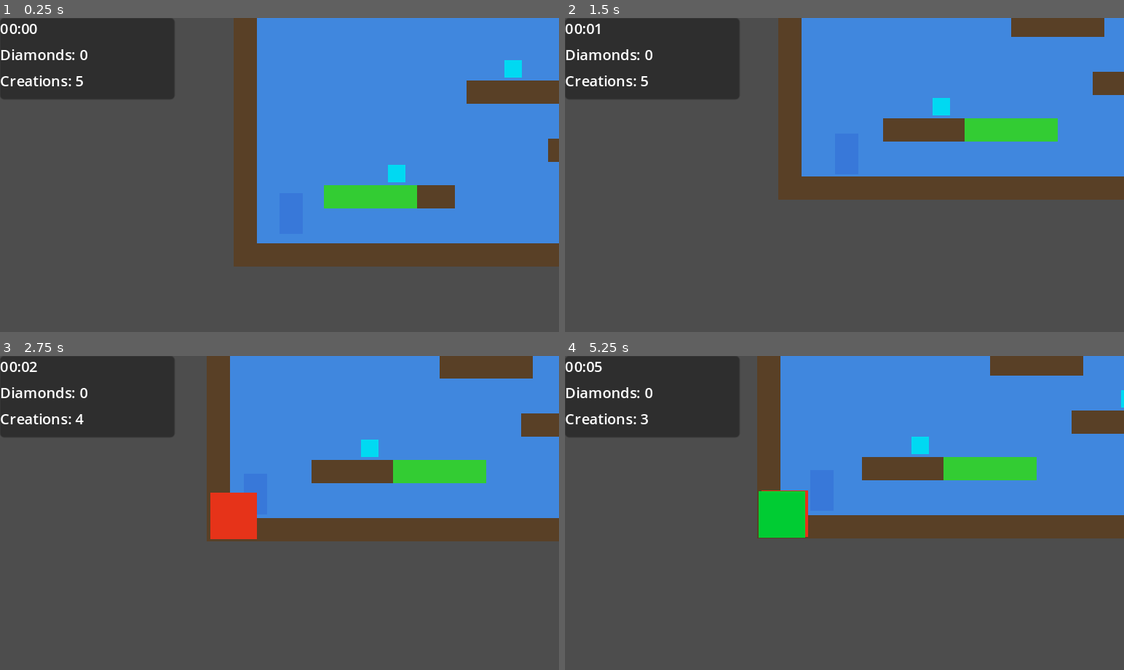
Above: before the commit, frames 1-4 (two rows, left to right).
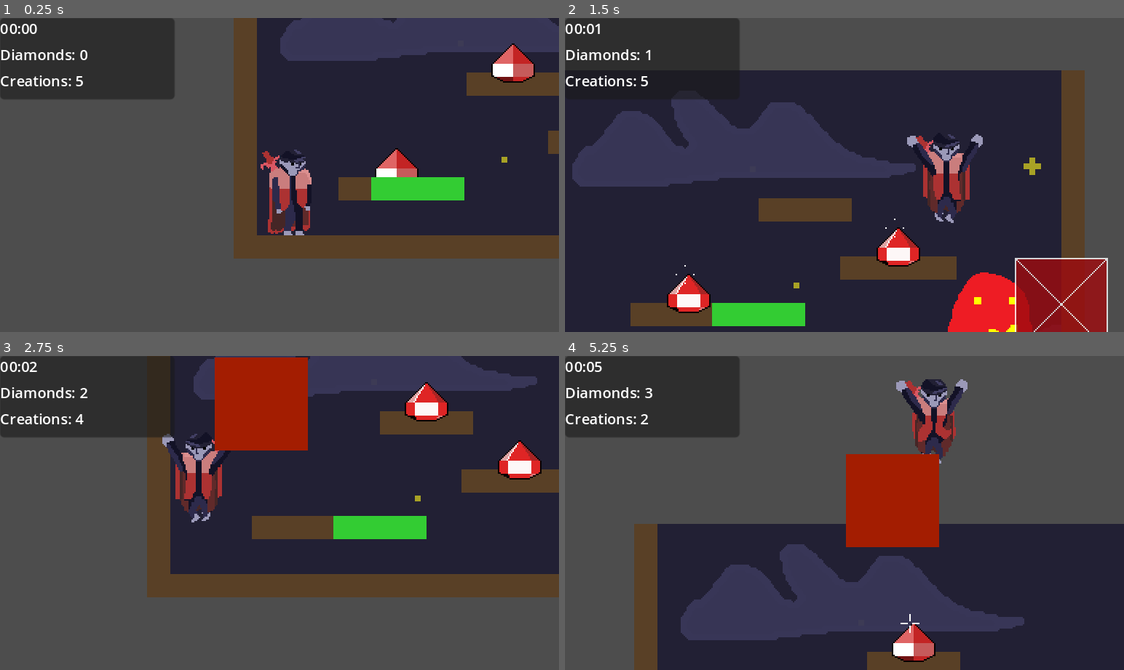
Above: after the commit, the same moments.

Repository: LloydNicholson/sluggers
Game: Godot game, scene res://scenes/rooms/Room0.tscn
The game is run twice, just before and just after one commit, with the same random seed, the same clock (stepped at 60 frames per second) and the same inputs.
Inputs:
- Up to frame 1 (0.25 s): no input
- Up to frame 2 (1.5 s): tap Enter at 0.5 s; hold Up (jump, bound only after the commit) 0.53-1.28 s; hold Right (move_right, bound only after the commit) from 0.53 s (still down); tap Down (jump, bound only before the commit) at 0.8, 1.35 s
- Up to frame 3 (2.75 s): tap Up (jump, bound only after the commit) at 1.52, 1.55, 1.82 s; release Right (move_right, bound only after the commit) at 2.03 s; hold Left (move_left) from 2.03 s (still down); hold Down (jump, bound only before the commit) from 2.03 s (still down); tap X (create_bouncy) at 2.1 s
- Up to frame 4 (5.25 s): release Left (move_left) at 2.78 s; release Down (jump, bound only before the commit) at 2.78 s; hold Right (move_right, bound only after the commit) 2.78-4.28 s; tap Z (create_solid) at 2.85 s; tap Up (jump, bound only after the commit) at 3.02, 3.05, 3.32, 4.52, 4.55, 4.82 s; hold Up (jump, bound only after the commit) 3.53-4.28 s; tap Down (jump, bound only before the commit) at 3.8, 4.35 s; hold Left (move_left) 4.28-5.03 s; hold Right (move_right, bound only after the commit) from 5.03 s (still down); hold Down (jump, bound only before the commit) from 5.03 s (still down); tap X (create_bouncy) at 5.1 s

The runs differ from the first frame. In frame 1, 39% of the frame differs, in the area x 41-100%, y 0-80%; in frame 2, 81%, in the area x 0-100%, y 0-100%; in frame 3, 54%; in frame 4, 66%.

Commit message:
Fix controls, movement speed, and load actual game sprites
Co-authored-by: LloydNicholson <34131158+LloydNicholson@users.noreply.github.com>
Agent-Logs-Url: https://github.com/LloydNicholson/sluggers/sessions/7f017197-065a-4a15-a75c-360717168ee9

Diff:
--- a/godot/project.godot
+++ b/godot/project.godot
@@ -38,11 +38,11 @@
 }
 move_right={
 "deadzone": 0.2,
-"events": [Object(InputEventKey,"resource_local_to_scene":fa …(125 unchanged characters)… ":false,"pressed":false,"keycode":4194320,"physical_keycode":0,"key_label":0,"unicode":0,"location":0,"echo":false,"script":null)]
+"events": [Object(InputEventKey,"resource_local_to_scene":fa …(125 unchanged characters)… ":false,"pressed":false,"keycode":4194321,"physical_keycode":0,"key_label":0,"unicode":0,"location":0,"echo":false,"script":null)]
 }
 jump={
 "deadzone": 0.2,
-"events": [Object(InputEventKey,"resource_local_to_scene":fa …(125 unchanged characters)… ":false,"pressed":false,"keycode":4194322,"physical_keycode":0,"key_label":0,"unicode":0,"location":0,"echo":false,"script":null)]
+"events": [Object(InputEventKey,"resource_local_to_scene":fa …(125 unchanged characters)… ":false,"pressed":false,"keycode":4194320,"physical_keycode":0,"key_label":0,"unicode":0,"location":0,"echo":false,"script":null)]
 }
 create_solid={
 "deadzone": 0.2,
--- a/godot/scenes/objects/BouncyCreation.gd
+++ b/godot/scenes/objects/BouncyCreation.gd
@@ -6,7 +6,7 @@
 ## body is launched upward with BOUNCE_FORCE, replicating the GML bounce object.
 ## Added to the "player_created" group so level-reset logic can remove it.
 
-const BOUNCE_FORCE: float = -25.0
+const BOUNCE_FORCE: float = -1500.0
 
 func _ready() -> void:
 	add_to_group("player_created")
--- a/godot/scenes/objects/BouncyCreation.tscn
+++ b/godot/scenes/objects/BouncyCreation.tscn
@@ -1,6 +1,7 @@
 [gd_scene load_steps=4 format=3 uid="uid://bbouncycr001"]
 
 [ext_resource type="Script" path="res://scenes/objects/BouncyCreation.gd" id="1_bouncycr"]
+[ext_resource type="Texture2D" path="res://assets/sprites/s_creation_block.png" id="2_tex"]
 
 [sub_resource type="RectangleShape2D" id="RectangleShape2D_bouncy"]
 size = Vector2(32, 32)
@@ -11,9 +12,6 @@
 [node name="CollisionShape2D" type="CollisionShape2D" parent="."]
 shape = SubResource("RectangleShape2D_bouncy")
 
-[node name="Visual" type="ColorRect" parent="."]
-offset_left = -16.0
-offset_top = -16.0
-offset_right = 16.0
-offset_bottom = 16.0
-color = Color(0.9, 0.2, 0.1, 1)
+[node name="Sprite" type="Sprite2D" parent="."]
+texture = ExtResource("2_tex")
+modulate = Color(1.0, 0.3, 0.1, 1)
--- a/godot/scenes/objects/Diamond.tscn
+++ b/godot/scenes/objects/Diamond.tscn
@@ -1,19 +1,54 @@
-[gd_scene load_steps=4 format=3 uid="uid://bdiamond001"]
+[gd_scene load_steps=14 format=3 uid="uid://bdiamond001"]
 
 [ext_resource type="Script" path="res://scenes/objects/Diamond.gd" id="1_diamond"]
+[ext_resource type="Texture2D" path="res://assets/sprites/s_diamond_0.png" id="2_d0"]
+[ext_resource type="Texture2D" path="res://assets/sprites/s_diamond_1.png" id="3_d1"]
+[ext_resource type="Texture2D" path="res://assets/sprites/s_diamond_2.png" id="4_d2"]
+[ext_resource type="Texture2D" path="res://assets/sprites/s_diamond_3.png" id="5_d3"]
+[ext_resource type="Texture2D" path="res://assets/sprites/s_diamond_4.png" id="6_d4"]
+[ext_resource type="Texture2D" path="res://assets/sprites/s_diamond_5.png" id="7_d5"]
+[ext_resource type="Texture2D" path="res://assets/sprites/s_diamond_6.png" id="8_d6"]
+[ext_resource type="Texture2D" path="res://assets/sprites/s_diamond_7.png" id="9_d7"]
+[ext_resource type="Texture2D" path="res://assets/sprites/s_diamond_8.png" id="10_d8"]
+[ext_resource type="Texture2D" path="res://assets/sprites/s_diamond_9.png" id="11_d9"]
 
-[sub_resource type="RectangleShape2D" id="RectangleShape2D_diamond"]
-size = Vector2(12, 12)
+[sub_resource type="CircleShape2D" id="CircleShape2D_diamond"]
+radius = 12.0
+
+[sub_resource type="SpriteFrames" id="SpriteFrames_diamond"]
+animations = [{
+"frames": [{"duration": 1.0,
+"texture": ExtResource("2_d0")}, {
+"duration": 1.0,
+"texture": ExtResource("3_d1")}, {
+"duration": 1.0,
+"texture": ExtResource("4_d2")}, {
+"duration": 1.0,
+"texture": ExtResource("5_d3")}, {
+"duration": 1.0,
+"texture": ExtResource("6_d4")}, {
+"duration": 1.0,
+"texture": ExtResource("7_d5")}, {
+"duration": 1.0,
+"texture": ExtResource("8_d6")}, {
+"duration": 1.0,
+"texture": ExtResource("9_d7")}, {
+"duration": 1.0,
+"texture": ExtResource("10_d8")}, {
+"duration": 1.0,
+"texture": ExtResource("11_d9")}],
+"loop": true,
+"name": &"spin",
+"speed": 12.0
+}]
 
 [node name="Diamond" type="Area2D"]
 script = ExtResource("1_diamond")
 
 [node name="CollisionShape2D" type="CollisionShape2D" parent="."]
-shape = SubResource("RectangleShape2D_diamond")
+shape = SubResource("CircleShape2D_diamond")
 
-[node name="Visual" type="ColorRect" parent="."]
-offset_left = -6.0
-offset_top = -6.0
-offset_right = 6.0
-offset_bottom = 6.0
-color = Color(0.0, 0.85, 0.95, 1)
+[node name="Sprite" type="AnimatedSprite2D" parent="."]
+sprite_frames = SubResource("SpriteFrames_diamond")
+animation = &"spin"
+autoplay = "spin"
--- a/godot/scenes/objects/Enemy.tscn
+++ b/godot/scenes/objects/Enemy.tscn
@@ -1,20 +1,32 @@
-[gd_scene load_steps=4 format=3 uid="uid://benemy001"]
+[gd_scene load_steps=6 format=3 uid="uid://benemy001"]
 
 [ext_resource type="Script" path="res://scenes/objects/Enemy.gd" id="1_enemy"]
+[ext_resource type="Texture2D" path="res://assets/sprites/s_enemy_0.png" id="2_e0"]
+[ext_resource type="Texture2D" path="res://assets/sprites/s_enemy_1.png" id="3_e1"]
 
 [sub_resource type="RectangleShape2D" id="RectangleShape2D_enemy"]
-size = Vector2(16, 24)
+size = Vector2(20, 48)
+
+[sub_resource type="SpriteFrames" id="SpriteFrames_enemy"]
+animations = [{
+"frames": [{"duration": 1.0,
+"texture": ExtResource("2_e0")}, {
+"duration": 1.0,
+"texture": ExtResource("3_e1")}],
+"loop": true,
+"name": &"default",
+"speed": 6.0
+}]
 
 [node name="Enemy" type="Area2D"]
 script = ExtResource("1_enemy")
 
 [node name="CollisionShape2D" type="CollisionShape2D" parent="."]
-position = Vector2(0, -12)
+position = Vector2(0, -24)
 shape = SubResource("RectangleShape2D_enemy")
 
-[node name="Visual" type="ColorRect" parent="."]
-offset_left = -8.0
-offset_top = -24.0
-offset_right = 8.0
-offset_bottom = 0.0
-color = Color(0.85, 0.1, 0.1, 1)
+[node name="Sprite" type="AnimatedSprite2D" parent="."]
+position = Vector2(0, -31)
+sprite_frames = SubResource("SpriteFrames_enemy")
+animation = &"default"
+autoplay = "default"
--- a/godot/scenes/objects/RoomWarp.tscn
+++ b/godot/scenes/objects/RoomWarp.tscn
@@ -1,19 +1,19 @@
 [gd_scene load_steps=4 format=3 uid="uid://broomwarp001"]
 
 [ext_resource type="Script" path="res://scenes/objects/RoomWarp.gd" id="1_roomwarp"]
+[ext_resource type="Texture2D" path="res://assets/sprites/s_room_warp.png" id="2_tex"]
 
 [sub_resource type="RectangleShape2D" id="RectangleShape2D_warp"]
-size = Vector2(16, 32)
+size = Vector2(32, 48)
 
 [node name="RoomWarp" type="Area2D"]
 script = ExtResource("1_roomwarp")
 
 [node name="CollisionShape2D" type="CollisionShape2D" parent="."]
+position = Vector2(0, -24)
 shape = SubResource("RectangleShape2D_warp")
 
-[node name="Visual" type="ColorRect" parent="."]
-offset_left = -8.0
-offset_top = -32.0
-offset_right = 8.0
-offset_bottom = 0.0
-color = Color(0.9, 0.8, 0.0, 0.6)
+[node name="Sprite" type="Sprite2D" parent="."]
+position = Vector2(0, -31)
+texture = ExtResource("2_tex")
+modulate = Color(1.0, 1.0, 1.0, 0.8)
--- a/godot/scenes/objects/Solid.tscn
+++ b/godot/scenes/objects/Solid.tscn
@@ -1,16 +1,16 @@
-[gd_scene load_steps=3 format=3 uid="uid://bsolid001"]
+[gd_scene load_steps=4 format=3 uid="uid://bsolid001"]
+
+[ext_resource type="Texture2D" path="res://assets/sprites/s_solid.png" id="1_tex"]
 
 [sub_resource type="RectangleShape2D" id="RectangleShape2D_solid"]
-size = Vector2(32, 32)
+size = Vector2(64, 64)
 
 [node name="Solid" type="StaticBody2D"]
 
 [node name="CollisionShape2D" type="CollisionShape2D" parent="."]
 shape = SubResource("RectangleShape2D_solid")
 
-[node name="Visual" type="ColorRect" parent="."]
-offset_left = -16.0
-offset_top = -16.0
-offset_right = 16.0
-offset_bottom = 16.0
-color = Color(0.4, 0.28, 0.18, 1)
+[node name="Sprite" type="Sprite2D" parent="."]
+position = Vector2(32, 32)
+centered = false
+texture = ExtResource("1_tex")
--- a/godot/scenes/objects/SolidCreation.tscn
+++ b/godot/scenes/objects/SolidCreation.tscn
@@ -1,6 +1,7 @@
 [gd_scene load_steps=4 format=3 uid="uid://bsolidcr001"]
 
 [ext_resource type="Script" path="res://scenes/objects/SolidCreation.gd" id="1_solidcr"]
+[ext_resource type="Texture2D" path="res://assets/sprites/s_creation_block.png" id="2_tex"]
 
 [sub_resource type="RectangleShape2D" id="RectangleShape2D_solidcr"]
 size = Vector2(32, 32)
@@ -11,9 +12,5 @@
 [node name="CollisionShape2D" type="CollisionShape2D" parent="."]
 shape = SubResource("RectangleShape2D_solidcr")
 
-[node name="Visual" type="ColorRect" parent="."]
-offset_left = -16.0
-offset_top = -16.0
-offset_right = 16.0
-offset_bottom = 16.0
-color = Color(0.0, 0.8, 0.2, 1)
+[node name="Sprite" type="Sprite2D" parent="."]
+texture = ExtResource("2_tex")
--- a/godot/scenes/player/Player.gd
+++ b/godot/scenes/player/Player.gd
@@ -10,21 +10,19 @@
 ## Block placement:
 ##   Z (create_solid)   – places a solid StaticBody2D platform
 ##   X (create_bouncy)  – places a bouncy Area2D that launches the player up
-##
-## All physics constants mirror the original GameMaker values so that the
-## game feel is preserved in the Godot rewrite.
-
-# ── Physics constants ──────────────────────────────────────────────────────
-const GRAVITY: float            = 0.8    # pixels per frame² (applied each physics tick)
-const MAX_FALL_SPEED: float     = 20.0
-const MAX_SPEED: float          = 10.0   # max horizontal speed (pixels/tick)
-const ACCELERATION: float       = 0.5    # ground horizontal acceleration
-const FRICTION_COEFF: float     = 0.2    # ground friction coefficient
-const WALL_FRICTION_COEFF: float = 0.08  # wall slide friction coefficient
-const JUMP_SPEED: float         = -20.0  # initial jump velocity (negative = up)
-const MIN_JUMP_SPEED: float     = -8.0   # velocity clamp if jump button released early
-const WALL_JUMP_H: float        = 8.0    # horizontal kick away from wall on wall-jump
-const WALL_JUMP_V: float        = -16.0  # vertical kick on wall-jump
+
+# ── Physics constants (all velocities in px/s, accelerations in px/s²) ────
+# Original GML values were in px/frame at 60 fps.  Multiply by 60 for px/s.
+const GRAVITY: float             = 2880.0   # 0.8 px/frame² × 60 × 60
+const MAX_FALL_SPEED: float      = 1200.0   # 20 px/frame × 60
+const MAX_SPEED: float           = 600.0    # 10 px/frame × 60
+const ACCELERATION: float        = 1800.0   # 0.5 px/frame² × 60 × 60 (used with delta)
+const FRICTION_COEFF: float      = 0.2      # proportional, applied per physics frame
+const WALL_FRICTION_COEFF: float = 0.08     # proportional, applied per physics frame
+const JUMP_SPEED: float          = -1200.0  # -20 px/frame × 60
+const MIN_JUMP_SPEED: float      = -480.0   # -8 px/frame × 60
+const WALL_JUMP_H: float         = 480.0    # 8 px/frame × 60
+const WALL_JUMP_V: float         = -960.0   # -16 px/frame × 60
 
 ## Horizontal offset from player centre when placing a block.
 const BLOCK_PLACE_OFFSET: float = 32.0
@@ -44,19 +42,22 @@
 @export var solid_creation_scene: PackedScene
 @export var bouncy_creation_scene: PackedScene
 
-@onready var _visual: ColorRect = $Visual
+@onready var _sprite: AnimatedSprite2D = $Sprite
 
 
 func _ready() -> void:
 	add_to_group("player")
-
-
-func _physics_process(_delta: float) -> void:
+	if _sprite:
+		_sprite.play("idle")
+
+
+func _physics_process(delta: float) -> void:
 	_handle_meta_input()
-	_apply_gravity()
-	_handle_movement_input()
+	_apply_gravity(delta)
+	_handle_movement_input(delta)
 	_execute_movement()
 	_update_state()
+	_update_animation()
 
 
 # ── Input ──────────────────────────────────────────────────────────────────
@@ -69,19 +70,19 @@
 		get_tree().reload_current_scene()
 
 
-func _handle_movement_input() -> void:
+func _handle_movement_input(delta: float) -> void:
 	var left  := Input.is_action_pressed("move_left")
 	var right := Input.is_action_pressed("move_right")
 	var jump  := Input.is_action_just_pressed("jump")
 
 	match _state:
 		State.GROUND:
-			_ground_move(left, right)
+			_ground_move(left, right, delta)
 			if jump:
 				_start_jump()
 
 		State.AIR:
-			_air_move(left, right)
+			_air_move(left, right, delta)
 			# Variable jump height: cut velocity if the jump button is released early.
 			if not Input.is_action_pressed("jump") and velocity.y < MIN_JUMP_SPEED:
 				velocity.y = MIN_JUMP_SPEED
@@ -108,21 +109,21 @@
 
 # ── Movement helpers ───────────────────────────────────────────────────────
 
-func _ground_move(left: bool, right: bool) -> void:
+func _ground_move(left: bool, right: bool, delta: float) -> void:
 	if right and not left:
-		velocity.x = _accelerate_toward(velocity.x, MAX_SPEED, ACCELERATION)
+		velocity.x = _accelerate_toward(velocity.x, MAX_SPEED, ACCELERATION * delta)
 		_facing = 1
 	elif left and not right:
-		velocity.x = _accelerate_toward(velocity.x, -MAX_SPEED, ACCELERATION)
+		velocity.x = _accelerate_toward(velocity.x, -MAX_SPEED, ACCELERATION * delta)
 		_facing = -1
 	else:
 		velocity.x = _apply_friction(velocity.x, FRICTION_COEFF)
 	_update_facing_visual()
 
 
-func _air_move(left: bool, right: bool) -> void:
+func _air_move(left: bool, right: bool, delta: float) -> void:
 	# Air control is 1/4 of ground acceleration (matches original GML).
-	var air_accel := ACCELERATION * 0.25
+	var air_accel := ACCELERATION * 0.25 * delta
 	if right and not left:
 		velocity.x = _accelerate_toward(velocity.x, MAX_SPEED, air_accel)
 		_facing = 1
@@ -152,9 +153,9 @@
 
 # ── Physics ────────────────────────────────────────────────────────────────
 
-func _apply_gravity() -> void:
+func _apply_gravity(delta: float) -> void:
 	if _state != State.GROUND:
-		velocity.y = minf(velocity.y + GRAVITY, MAX_FALL_SPEED)
+		velocity.y = minf(velocity.y + GRAVITY * delta, MAX_FALL_SPEED)
 
 
 func _execute_movement() -> void:
@@ -201,8 +202,23 @@
 # ── Visual helpers ─────────────────────────────────────────────────────────
 
 func _update_facing_visual() -> void:
-	if _visual:
-		_visual.scale.x = float(_facing)
+	if _sprite:
+		_sprite.flip_h = (_facing == -1)
+
+
+func _update_animation() -> void:
+	if not _sprite:
+		return
+	match _state:
+		State.GROUND:
+			if absf(velocity.x) > 10.0:
+				_sprite.play("walk")
+			else:
+				_sprite.play("idle")
+		State.AIR:
+			_sprite.play("jump")
+		State.WALL:
+			_sprite.play("slide")
 
 
 # ── Pure utility functions (mirrors of GML script equivalents) ─────────────
--- a/godot/scenes/player/Player.tscn
+++ b/godot/scenes/player/Player.tscn
@@ -1,12 +1,67 @@
-[gd_scene load_steps=4 format=3 uid="uid://bplayer001"]
+[gd_scene load_steps=19 format=3 uid="uid://bplayer001"]
 
 [ext_resource type="Script" path="res://scenes/player/Player.gd" id="1_player"]
+[ext_resource type="Texture2D" path="res://assets/sprites/s_player_idle_0.png" id="2_pi0"]
+[ext_resource type="Texture2D" path="res://assets/sprites/s_player_idle_1.png" id="3_pi1"]
+[ext_resource type="Texture2D" path="res://assets/sprites/s_player_idle_2.png" id="4_pi2"]
+[ext_resource type="Texture2D" path="res://assets/sprites/s_player_walk_0.png" id="5_pw0"]
+[ext_resource type="Texture2D" path="res://assets/sprites/s_player_walk_1.png" id="6_pw1"]
+[ext_resource type="Texture2D" path="res://assets/sprites/s_player_walk_2.png" id="7_pw2"]
+[ext_resource type="Texture2D" path="res://assets/sprites/s_player_walk_3.png" id="8_pw3"]
+[ext_resource type="Texture2D" path="res://assets/sprites/s_player_walk_4.png" id="9_pw4"]
+[ext_resource type="Texture2D" path="res://assets/sprites/s_player_walk_5.png" id="10_pw5"]
+[ext_resource type="Texture2D" path="res://assets/sprites/s_player_walk_6.png" id="11_pw6"]
+[ext_resource type="Texture2D" path="res://assets/sprites/s_player_jump_0.png" id="12_pj0"]
+[ext_resource type="Texture2D" path="res://assets/sprites/s_player_jump_1.png" id="13_pj1"]
+[ext_resource type="Texture2D" path="res://assets/sprites/s_player_slide.png" id="14_pslide"]
 
 [sub_resource type="RectangleShape2D" id="RectangleShape2D_body"]
 size = Vector2(16, 28)
 
-[sub_resource type="RectangleShape2D" id="RectangleShape2D_feet"]
-size = Vector2(12, 4)
+[sub_resource type="SpriteFrames" id="SpriteFrames_player"]
+animations = [{
+"frames": [{"duration": 1.0,
+"texture": ExtResource("2_pi0")}, {
+"duration": 1.0,
+"texture": ExtResource("3_pi1")}, {
+"duration": 1.0,
+"texture": ExtResource("4_pi2")}],
+"loop": true,
+"name": &"idle",
+"speed": 8.0
+}, {
+"frames": [{"duration": 1.0,
+"texture": ExtResource("5_pw0")}, {
+"duration": 1.0,
+"texture": ExtResource("6_pw1")}, {
+"duration": 1.0,
+"texture": ExtResource("7_pw2")}, {
+"duration": 1.0,
+"texture": ExtResource("8_pw3")}, {
+"duration": 1.0,
+"texture": ExtResource("9_pw4")}, {
+"duration": 1.0,
+"texture": ExtResource("10_pw5")}, {
+"duration": 1.0,
+"texture": ExtResource("11_pw6")}],
+"loop": true,
+"name": &"walk",
+"speed": 10.0
+}, {
+"frames": [{"duration": 1.0,
+"texture": ExtResource("12_pj0")}, {
+"duration": 1.0,
+"texture": ExtResource("13_pj1")}],
+"loop": true,
+"name": &"jump",
+"speed": 8.0
+}, {
+"frames": [{"duration": 1.0,
+"texture": ExtResource("14_pslide")}],
+"loop": true,
+"name": &"slide",
+"speed": 5.0
+}]
 
 [node name="Player" type="CharacterBody2D"]
 script = ExtResource("1_player")
@@ -15,9 +70,8 @@
 position = Vector2(0, -14)
 shape = SubResource("RectangleShape2D_body")
 
-[node name="Visual" type="ColorRect" parent="."]
-offset_left = -8.0
-offset_top = -28.0
-offset_right = 8.0
-offset_bottom = 0.0
-color = Color(0.22, 0.47, 0.85, 1)
+[node name="Sprite" type="AnimatedSprite2D" parent="."]
+position = Vector2(0, -31)
+sprite_frames = SubResource("SpriteFrames_player")
+animation = &"idle"
+autoplay = "idle"
--- a/godot/scenes/rooms/Room0.tscn
+++ b/godot/scenes/rooms/Room0.tscn
@@ -11,6 +11,9 @@
 [ext_resource type="PackedScene" path="res://scenes/camera/GameCamera.tscn" id="9_camera"]
 [ext_resource type="PackedScene" path="res://scenes/objects/SolidCreation.tscn" id="10_solidcr"]
 [ext_resource type="PackedScene" path="res://scenes/objects/BouncyCreation.tscn" id="11_bouncycr"]
+[ext_resource type="Texture2D" path="res://assets/sprites/s_bg_sky.png" id="12_bgsky"]
+[ext_resource type="Texture2D" path="res://assets/sprites/s_bg_clouds_behind.png" id="13_clouds_behind"]
+[ext_resource type="Texture2D" path="res://assets/sprites/s_bg_clouds_front.png" id="14_clouds_front"]
 
 [sub_resource type="RectangleShape2D" id="RectangleShape2D_floor"]
 size = Vector2(384, 16)
@@ -37,11 +40,26 @@
 [node name="Room0" type="Node2D"]
 
 ; ── Sky background ─────────────────────────────────────────────────────────
-[node name="Background" type="ColorRect" parent="."]
-position = Vector2(0, 0)
-size = Vector2(384, 216)
-color = Color(0.25, 0.53, 0.87, 1)
+[node name="Background" type="Sprite2D" parent="."]
+position = Vector2(192, 108)
+texture = ExtResource("12_bgsky")
+region_enabled = true
+region_rect = Rect2(0, 0, 384, 216)
 z_index = -10
+
+[node name="CloudsBehind" type="Sprite2D" parent="."]
+position = Vector2(192, 108)
+texture = ExtResource("13_clouds_behind")
+region_enabled = true
+region_rect = Rect2(0, 0, 384, 216)
+z_index = -9
+
+[node name="CloudsFront" type="Sprite2D" parent="."]
+position = Vector2(192, 108)
+texture = ExtResource("14_clouds_front")
+region_enabled = true
+region_rect = Rect2(0, 0, 384, 216)
+z_index = -8
 
 ; ── Terrain ────────────────────────────────────────────────────────────────
 [node name="Terrain" type="Node2D" parent="."]
@@ -143,7 +161,7 @@
 position = Vector2(80, 168)
 x_min = 32.0
 x_max = 160.0
-speed = 60.0
+speed = 200.0
 
 ; ── Enemy ──────────────────────────────────────────────────────────────────
 [node name="Enemy1" parent="." instance=ExtResource("6_enemy")]
--- a/godot/scenes/rooms/Room1.tscn
+++ b/godot/scenes/rooms/Room1.tscn
@@ -11,6 +11,9 @@
 [ext_resource type="PackedScene" path="res://scenes/camera/GameCamera.tscn" id="9_camera"]
 [ext_resource type="PackedScene" path="res://scenes/objects/SolidCreation.tscn" id="10_solidcr"]
 [ext_resource type="PackedScene" path="res://scenes/objects/BouncyCreation.tscn" id="11_bouncycr"]
+[ext_resource type="Texture2D" path="res://assets/sprites/s_bg_sky.png" id="12_bgsky"]
+[ext_resource type="Texture2D" path="res://assets/sprites/s_mg_city.png" id="13_mgcity"]
+[ext_resource type="Texture2D" path="res://assets/sprites/s_mg_silhoette.png" id="14_mgsilhouette"]
 
 [sub_resource type="RectangleShape2D" id="RectangleShape2D_floor"]
 size = Vector2(384, 16)
@@ -34,11 +37,26 @@
 [node name="Room1" type="Node2D"]
 
 ; ── Sky background ─────────────────────────────────────────────────────────
-[node name="Background" type="ColorRect" parent="."]
-position = Vector2(0, 0)
-size = Vector2(384, 216)
-color = Color(0.15, 0.35, 0.6, 1)
+[node name="Background" type="Sprite2D" parent="."]
+position = Vector2(192, 108)
+texture = ExtResource("12_bgsky")
+region_enabled = true
+region_rect = Rect2(0, 0, 384, 216)
 z_index = -10
+
+[node name="MidgroundCity" type="Sprite2D" parent="."]
+position = Vector2(192, 108)
+texture = ExtResource("13_mgcity")
+region_enabled = true
+region_rect = Rect2(0, 0, 384, 216)
+z_index = -9
+
+[node name="MidgroundSilhouette" type="Sprite2D" parent="."]
+position = Vector2(192, 108)
+texture = ExtResource("14_mgsilhouette")
+region_enabled = true
+region_rect = Rect2(0, 0, 384, 216)
+z_index = -8
 
 ; ── Terrain ────────────────────────────────────────────────────────────────
 [node name="Terrain" type="Node2D" parent="."]
@@ -144,13 +162,13 @@
 position = Vector2(128, 148)
 x_min = 40.0
 x_max = 200.0
-speed = 80.0
+speed = 200.0
 
 [node name="MovingBlock2" parent="." instance=ExtResource("3_movingb")]
 position = Vector2(280, 112)
 x_min = 200.0
 x_max = 360.0
-speed = 100.0
+speed = 250.0
 
 ; ── Enemies ────────────────────────────────────────────────────────────────
 [node name="Enemy1" parent="." instance=ExtResource("6_enemy")]
Binary file added: godot/assets/sprites/s_bg.png
Binary file added: godot/assets/sprites/s_bg_clouds_behind.png
Binary file added: godot/assets/sprites/s_bg_clouds_front.png
Binary file added: godot/assets/sprites/s_bg_sky.png
Binary file added: godot/assets/sprites/s_creation_block.png
Binary file added: godot/assets/sprites/s_diamond_0.png
Binary file added: godot/assets/sprites/s_diamond_1.png
Binary file added: godot/assets/sprites/s_diamond_2.png
Binary file added: godot/assets/sprites/s_diamond_3.png
Binary file added: godot/assets/sprites/s_diamond_4.png
Binary file added: godot/assets/sprites/s_diamond_5.png
Binary file added: godot/assets/sprites/s_diamond_6.png
(and 26 more such lines)
